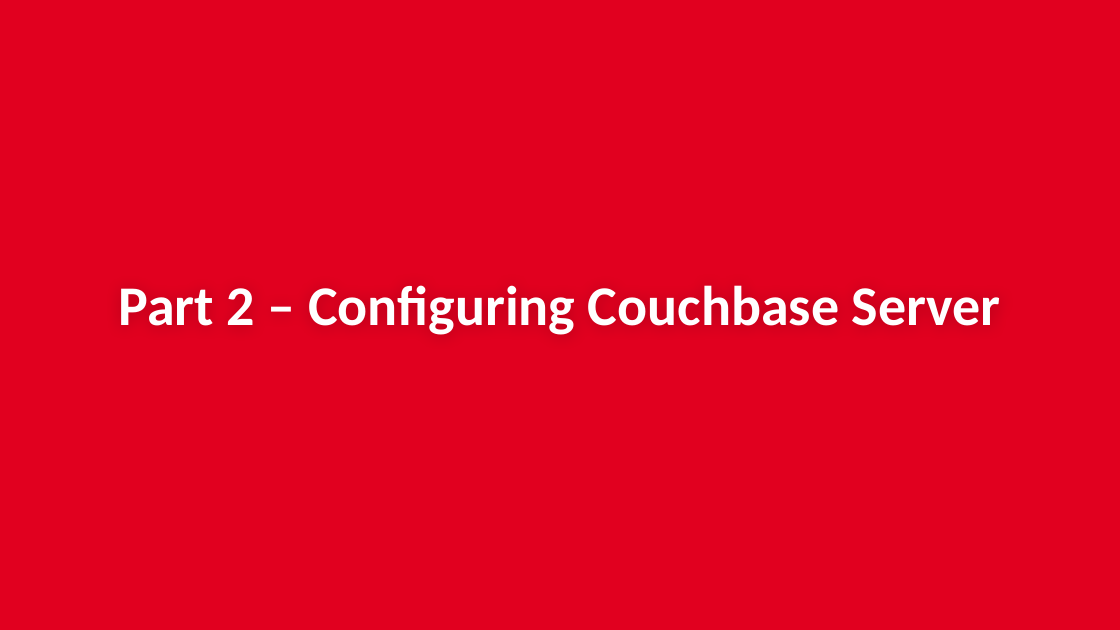
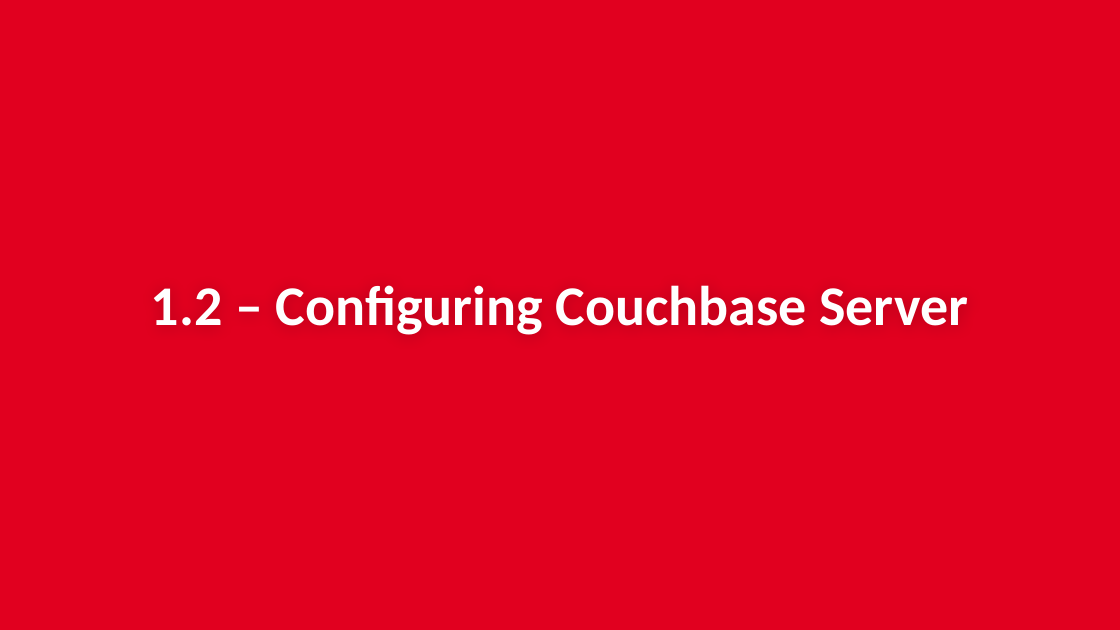
Before and after one commit to couchbaselabs/aspnet-nosql-workshop, a slide deck: slide 13 of 01/01.pptx. Drawn at 1120x630 pixels with LibreOffice and Linux fonts; fonts in the diff are those of the drawing; background and template pictures are left out. Boxes give left, top, right and bottom in pixels: in the first picture for what was removed or moved away, otherwise in the second. Text is boxed around its words. In the diff, an @@ line names an element or a change of style, - is before the commit and + after.

```diff
--- a/01/01.pptx
+++ b/01/01.pptx
@@ title at box(151, 285, 968, 335): text changed @@
-Part 2 – Configuring Couchbase Server
+1.2 – Configuring Couchbase Server
```
Also in this commit, not shown: 2 other slides changed, 3 other files.
